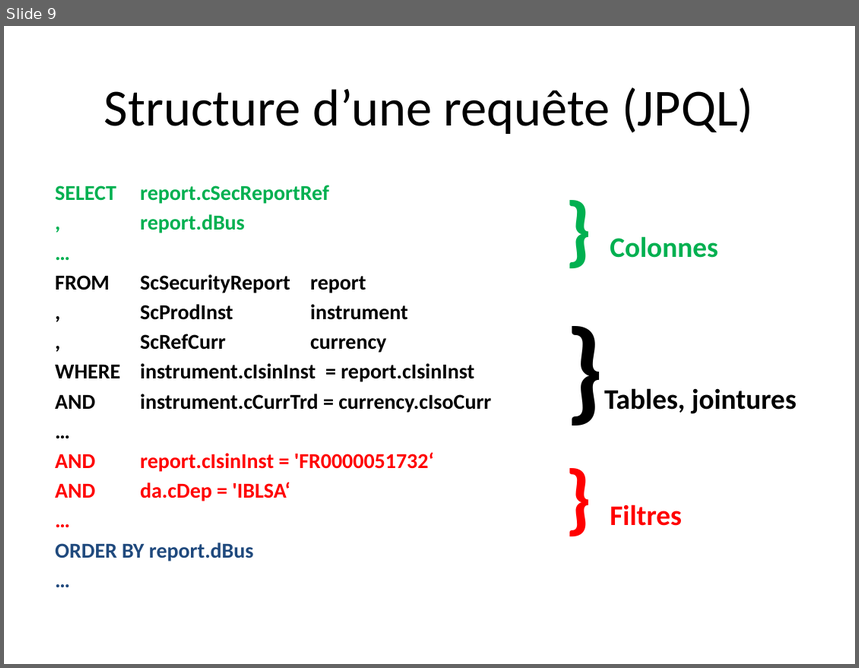
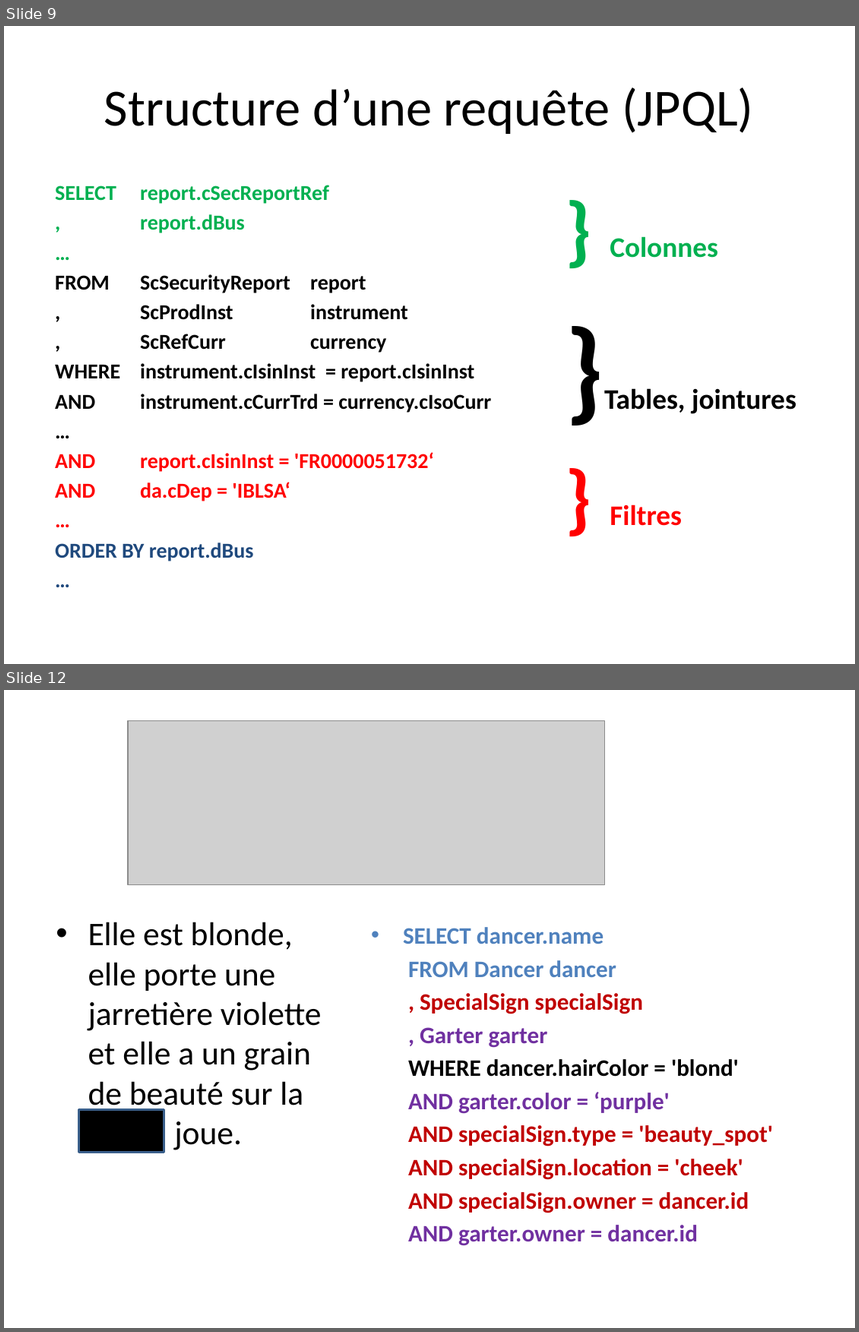
Before and after one commit to aqueryom/aqueryom, a slide deck: Criteria Mix.pptx. Shown one above the other, each under a label of ours: slide 9 before the commit, slides 9 and 12 after it; the slides between them are not shown. The pictures are 859x668 and 859x1332 pixels, drawn with LibreOffice and Linux fonts; fonts in the diff are those of the drawing; grey boxes stand for pictures. Boxes give left, top, right and bottom in pixels: in the first picture for what was removed or moved away, otherwise in the second. Text is boxed around its words. In the diff, an @@ line names an element or a change of style, - is before the commit and + after.

```diff
--- a/Criteria Mix.pptx
+++ b/Criteria Mix.pptx
@@ slide 12 added at (4,690,855,1328), background #FFFFFF @@
@@ picture added at (129,720,605,885) @@
@@ text added at (88,922,322,1153), 28 pt, text #000000 @@
+• Elle est blonde, elle porte une jarretière violette et elle a un grain de beauté sur la xxxxx joue.
@@ text added at (403,927,773,1246), 20 pt, text #C00000, bold @@
+• SELECT dancer.name
+  FROM Dancer dancer
+  , SpecialSign specialSign
+  , Garter garter
+  WHERE dancer.hairColor = 'blond'
+  AND garter.color = ‘purple'
+  AND specialSign.type = 'beauty_spot'
+  AND specialSign.location = 'cheek'
+  AND specialSign.owner = dancer.id
+  AND garter.owner = dancer.id
@@ rectangle added at (79,1110,164,1152), fill #000000, outline #3A5F8C 2 pt @@
```
Also in this commit, not shown: 2 other slides added, 2 slides removed.
